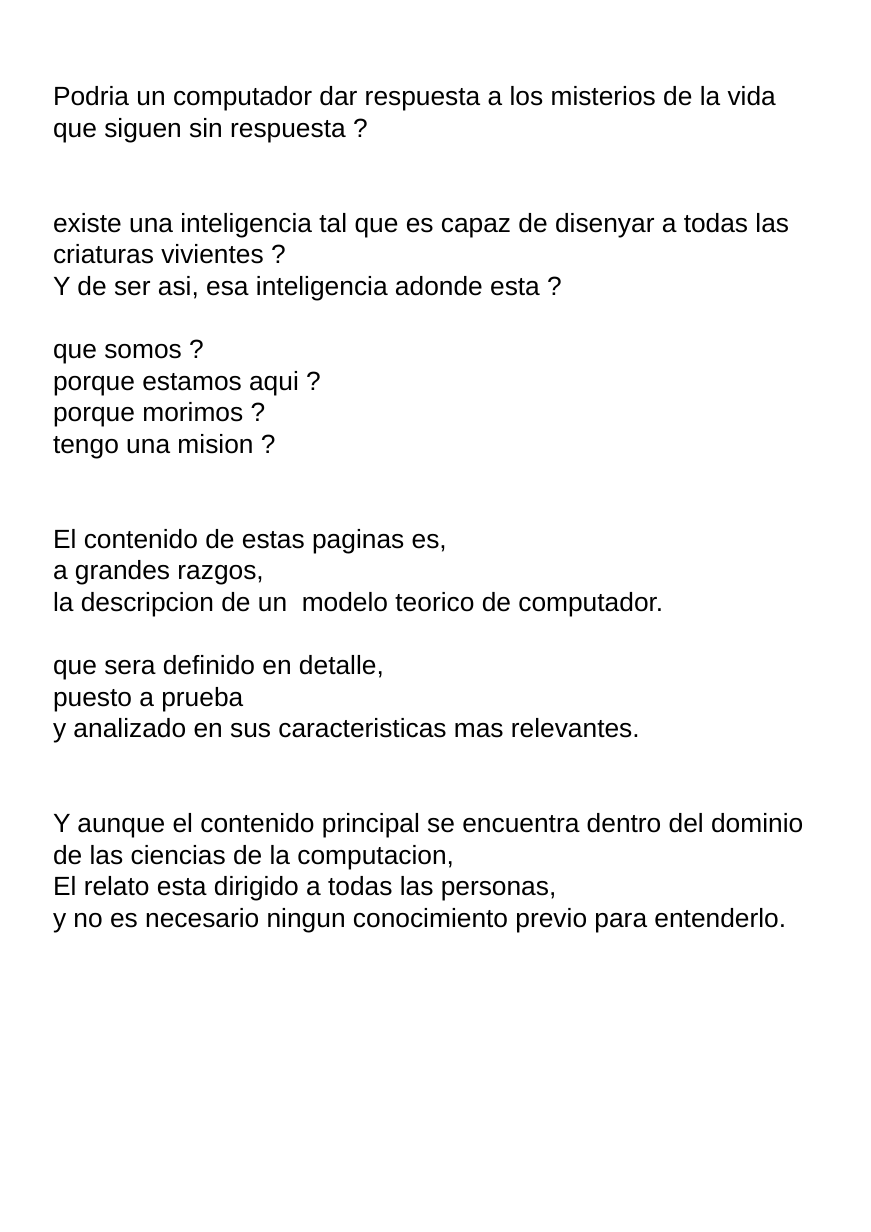
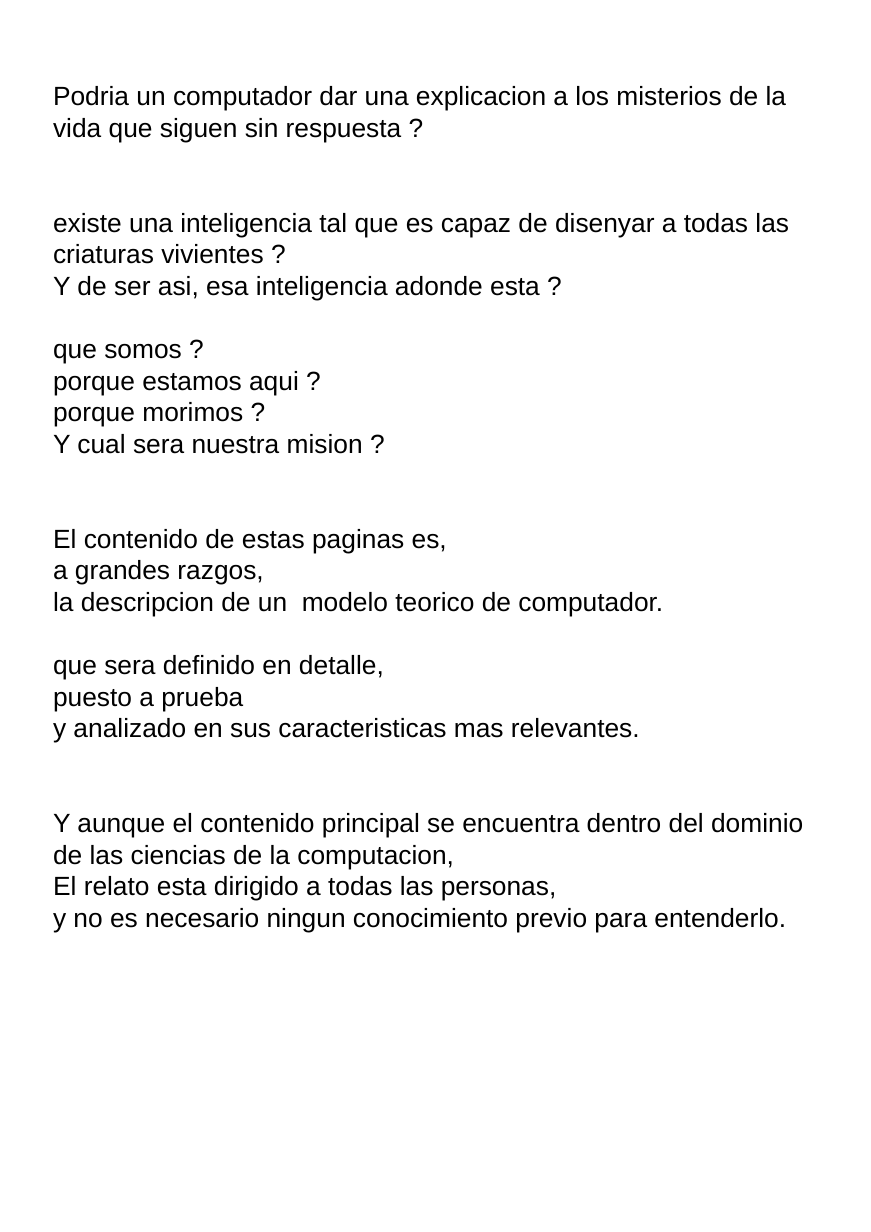
Before and after one commit to fabhrius/La-Cosa, a slide deck: slide 2 of capitulos/Prologo/Prologo.odp. Drawn at 871x1232 pixels with LibreOffice and Linux fonts; fonts in the diff are those of the drawing. Boxes give left, top, right and bottom in pixels: in the first picture for what was removed or moved away, otherwise in the second. Text is boxed around its words. In the diff, an @@ line names an element or a change of style, - is before the commit and + after.

```diff
--- a/capitulos/Prologo/Prologo.odp
+++ b/capitulos/Prologo/Prologo.odp
@@ text at [53, 86, 786, 142]: text changed @@
-Podria un computador dar respuesta a los misterios de la vida que siguen sin respuesta ?
+Podria un computador dar una explicacion a los misterios de la vida que siguen sin respuesta ?
@@ text at [53, 434, 363, 454]: text changed @@
-tengo una mision ?
+Y cual sera nuestra mision ?
```
Also in this commit, not shown: 1 other slide changed, 2 other files.
